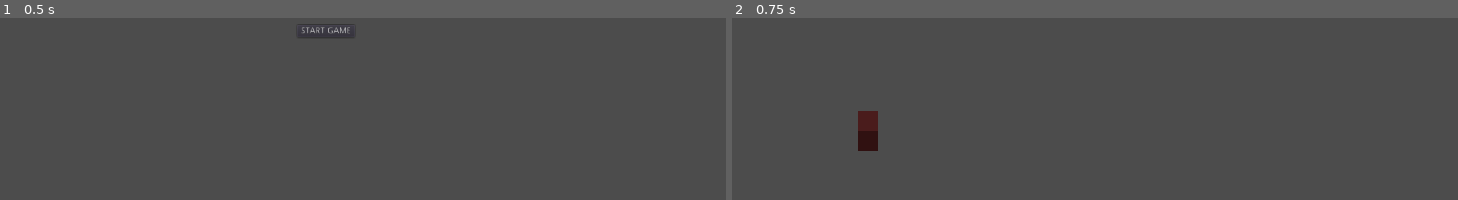
Above: before the commit, frames 1-2 (left to right).
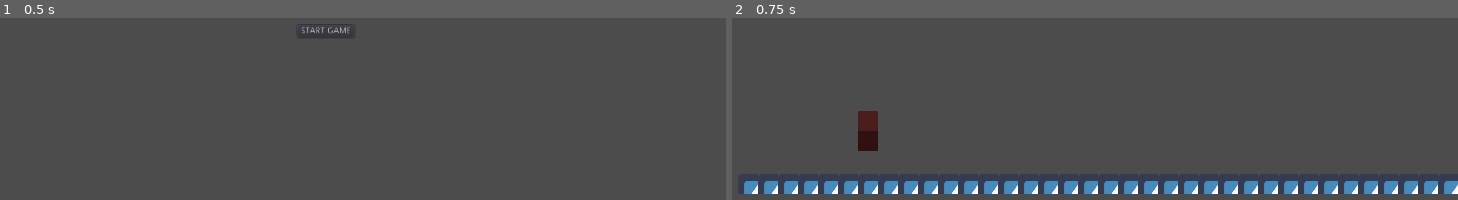
Above: after the commit, the same moments.

Repository: TheSeahorse/GMTK2020
Game: Godot game, scene res://Main.tscn
The game is run twice, just before and just after one commit, with the same random seed, the same clock (stepped at 60 frames per second) and the same inputs. The engine's default icon, where the game draws it, is replaced by a stand-in: a white triangle on a blue panel in a dark square.
Inputs:
- Up to frame 1 (0.5 s): no input
- Up to frame 2 (0.75 s): click "START GAME" at 0.5 s

Frame 1 is identical in both runs. In frame 2, 4.9% of the frame differs, in the area x 1-100%, y 89-97%.

Commit message:
added level and one

Diff:
--- a/FiftyFifty/Game/Game.gd
+++ b/FiftyFifty/Game/Game.gd
@@ -1,7 +1,12 @@
 extends Node2D
 
 onready var Player = preload("res://Game/Player/Player.tscn")
+onready var Level = preload("res://Game/Level/Level.tscn")
 
 func _ready() -> void:
 	var player = Player.instance()
+	var level = Level.instance()
 	add_child(player)
+	player.position.y = 540
+	add_child(level)
+	level.start_level("One")
--- /dev/null
+++ b/FiftyFifty/Game/Level/Level.gd
@@ -0,0 +1,6 @@
+extends Node2D
+
+func start_level(name:String):
+	print("Hej")
+	var level = load("res://Game/Level/Levels/" + name + ".tscn").instance()
+	add_child(level)
--- a/FiftyFifty/Game/Level/Level.tscn
+++ b/FiftyFifty/Game/Level/Level.tscn
@@ -1,3 +1,6 @@
-[gd_scene format=2]
+[gd_scene load_steps=2 format=2]
+
+[ext_resource path="res://Game/Level/Level.gd" type="Script" id=1]
 
 [node name="Level" type="Node2D"]
+script = ExtResource( 1 )
--- /dev/null
+++ b/FiftyFifty/Game/Level/Levels/One.tscn
@@ -0,0 +1,39 @@
+[gd_scene load_steps=4 format=2]
+
+[ext_resource path="res://icon.png" type="Texture" id=1]
+
+[sub_resource type="ConvexPolygonShape2D" id=1]
+points = PoolVector2Array( 0, 0, 32, 0, 32, 32, 0, 32 )
+
+[sub_resource type="TileSet" id=2]
+0/name = "icon.png 0"
+0/texture = ExtResource( 1 )
+0/tex_offset = Vector2( 0, 0 )
+0/modulate = Color( 1, 1, 1, 1 )
+0/region = Rect2( 0, 0, 32, 32 )
+0/tile_mode = 0
+0/occluder_offset = Vector2( 0, 0 )
+0/navigation_offset = Vector2( 0, 0 )
+0/shape_offset = Vector2( 0, 0 )
+0/shape_transform = Transform2D( 1, 0, 0, 1, 0, 0 )
+0/shape = SubResource( 1 )
+0/shape_one_way = false
+0/shape_one_way_margin = 1.0
+0/shapes = [ {
+"autotile_coord": Vector2( 0, 0 ),
+"one_way": false,
+"one_way_margin": 1.0,
+"shape": SubResource( 1 ),
+"shape_transform": Transform2D( 1, 0, 0, 1, 0, 0 )
+} ]
+0/z_index = 0
+
+[node name="One" type="Node2D"]
+
+[node name="TileMap" type="TileMap" parent="."]
+tile_set = SubResource( 2 )
+cell_size = Vector2( 32, 32 )
+collision_layer = 2
+collision_mask = 0
+format = 1
+tile_data = PoolIntArray( 1310714, 0, 0, 1310715, 0, 0, 1310716, 0, 0, 1310717, 0, 0, 1310718, 0, 0, 1310719, 0, 0, 1245184, 0, 0, 1245185, 0, 0, 1245186, 0, 0, 1245187, 0, 0, 1245188, 0, 0, 1245189, 0, 0, 1245190, 0, 0, 1245191, 0, 0, 1245192, 0, 0, 1245193, 0, 0, 1245194, 0, 0, 1245195, 0, 0, 1245196, 0, 0, 1245197, 0, 0, 1245198, 0, 0, 1245199, 0, 0, 1245200, 0, 0, 1245201, 0, 0, 1245202, 0, 0, 1245203, 0, 0, 1245204, 0, 0, 1245205, 0, 0, 1245206, 0, 0, 1245207, 0, 0, 1245208, 0, 0, 1245209, 0, 0, 1245210, 0, 0, 1245211, 0, 0, 1245212, 0, 0, 1245213, 0, 0, 1245214, 0, 0, 1245215, 0, 0 )
--- a/FiftyFifty/Game/Player/Player.tscn
+++ b/FiftyFifty/Game/Player/Player.tscn
@@ -4,6 +4,7 @@
 extents = Vector2( 16, 32 )
 
 [node name="Player" type="KinematicBody2D"]
+collision_mask = 14
 
 [node name="ColorRect" type="ColorRect" parent="."]
 margin_right = 32.0
--- a/FiftyFifty/project.godot
+++ b/FiftyFifty/project.godot
@@ -26,6 +26,17 @@
 window/stretch/mode="2d"
 window/stretch/aspect="keep"
 
+[layer_names]
+
+2d_render/layer_1="Player"
+2d_physics/layer_1="Player"
+2d_render/layer_2="World"
+2d_physics/layer_2="World"
+2d_render/layer_3="Enemy"
+2d_physics/layer_3="Enemy"
+2d_render/layer_4="Item"
+2d_physics/layer_4="Item"
+
 [rendering]
 
 environment/default_environment="res://default_env.tres"
